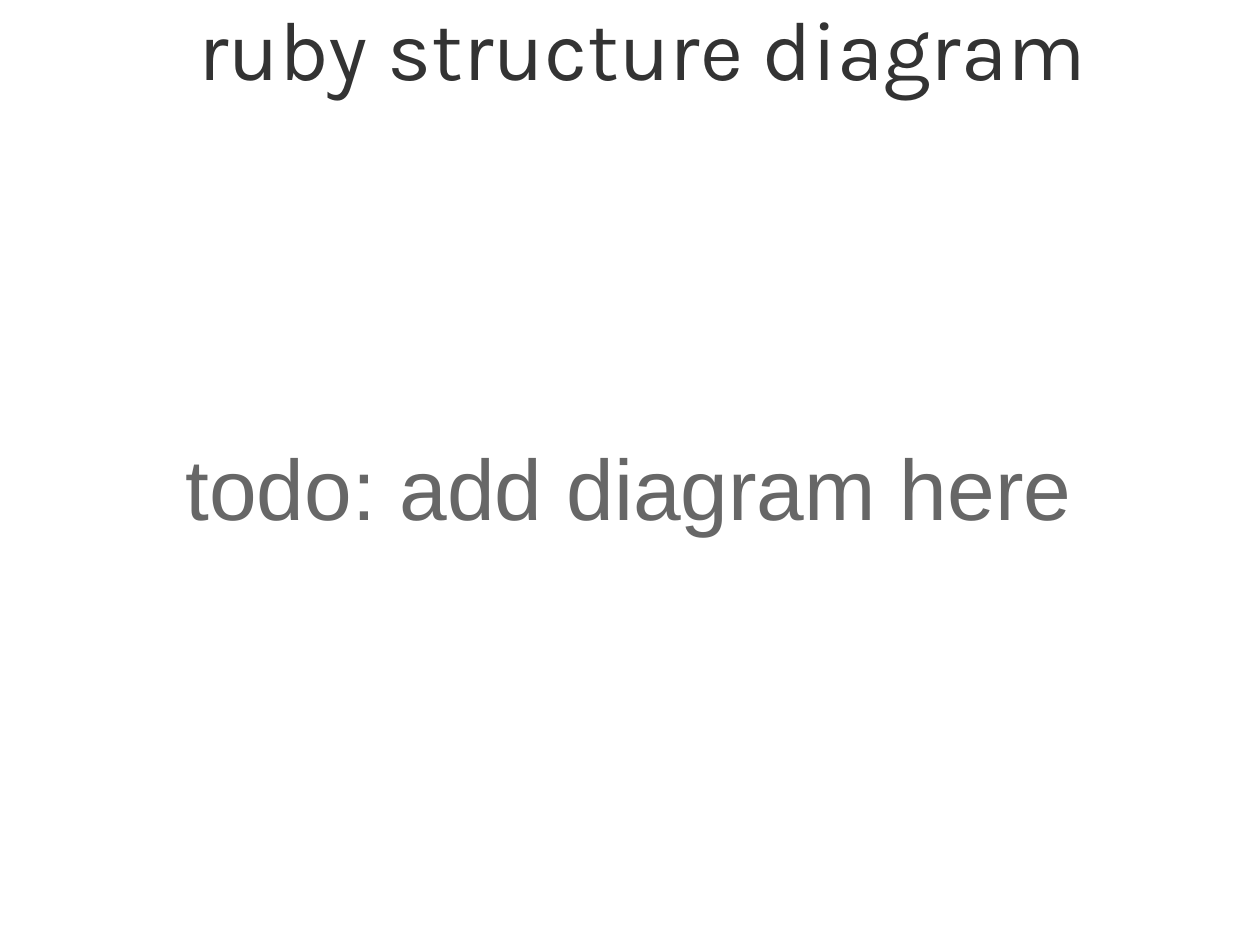
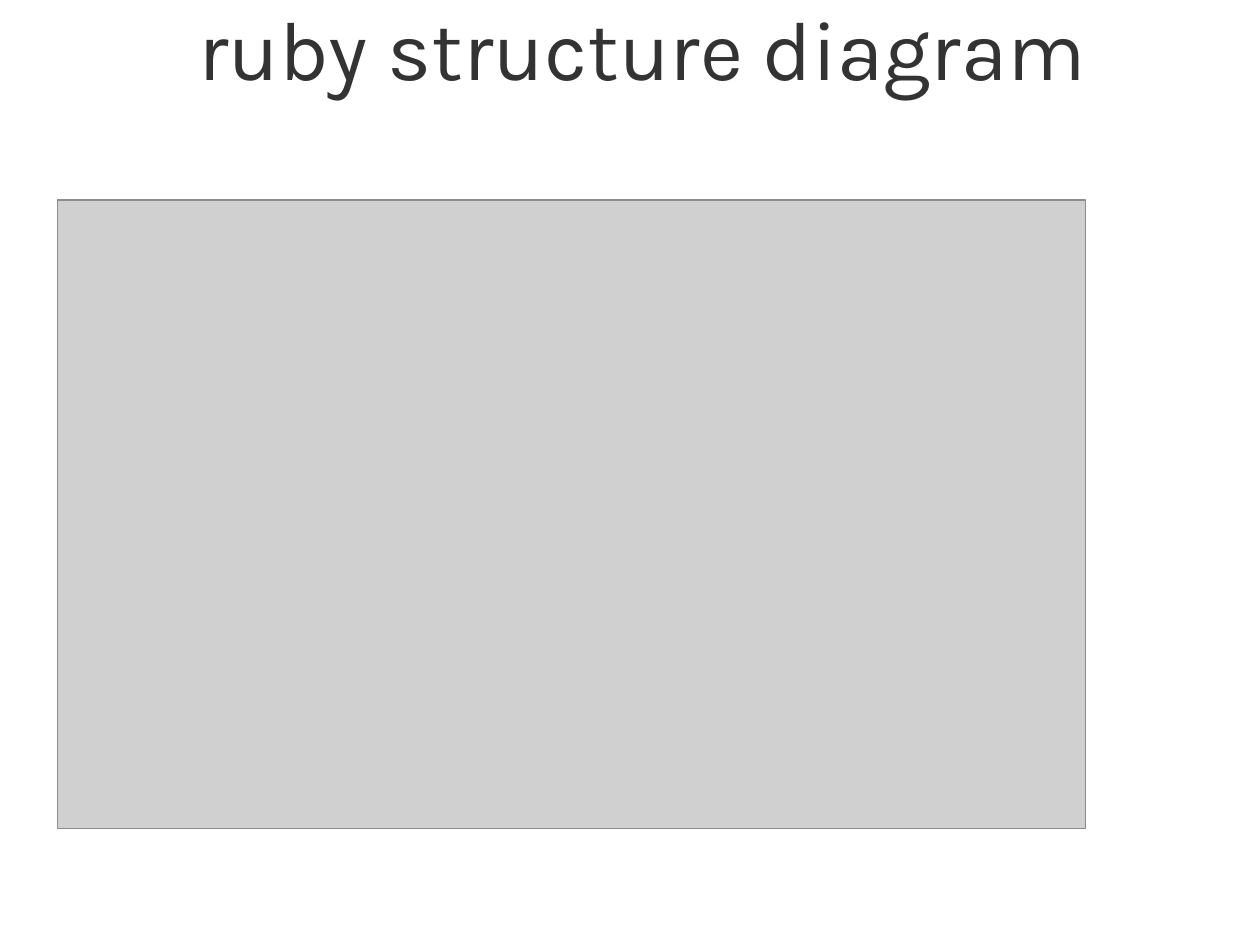
Before and after one commit to sg552/meta_ruby, a slide deck: slide 4 of meta_programming_ruby.odp. Drawn at 1260x945 pixels with LibreOffice and Linux fonts; fonts in the diff are those of the drawing; grey boxes stand for pictures; background and template pictures are left out. Boxes give left, top, right and bottom in pixels: in the first picture for what was removed or moved away, otherwise in the second. Text is boxed around its words. In the diff, an @@ line names an element or a change of style, - is before the commit and + after.

```diff
--- a/meta_programming_ruby.odp
+++ b/meta_programming_ruby.odp
@@ picture added at (57, 200, 1086, 829) @@
@@ subtitle removed at (185, 458, 1072, 536) @@
-todo: add diagram here
```
Also in this commit, not shown: 8 other slides changed, 12 slides added, 3 slides removed, 2 other files.
